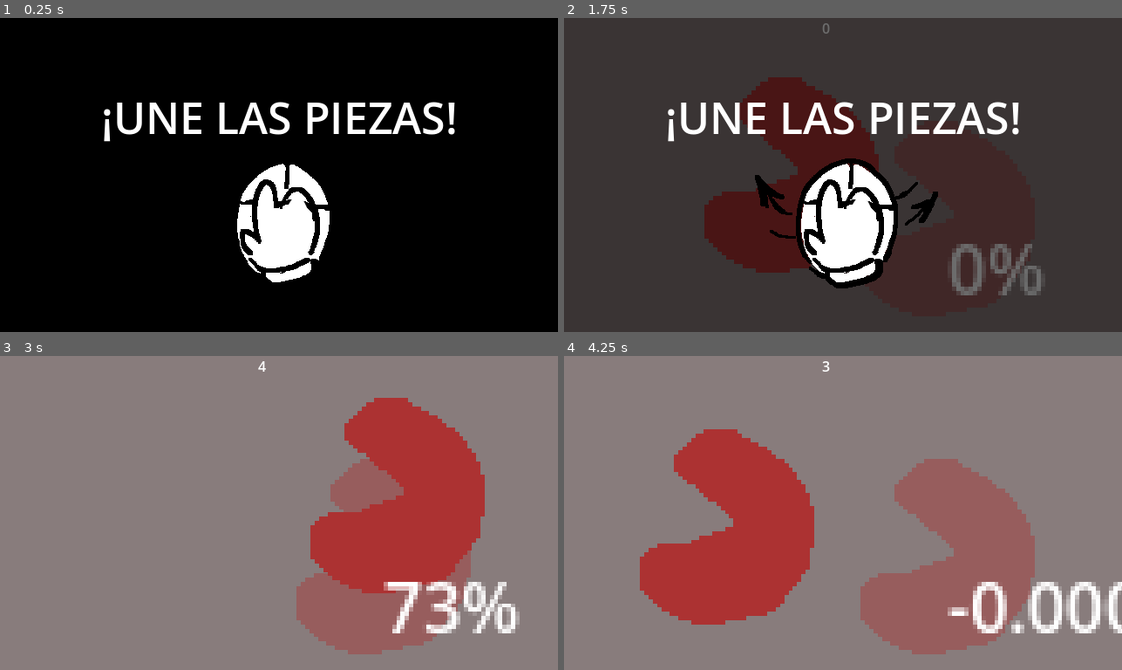
Above: before the commit, frames 1-4 (two rows, left to right).
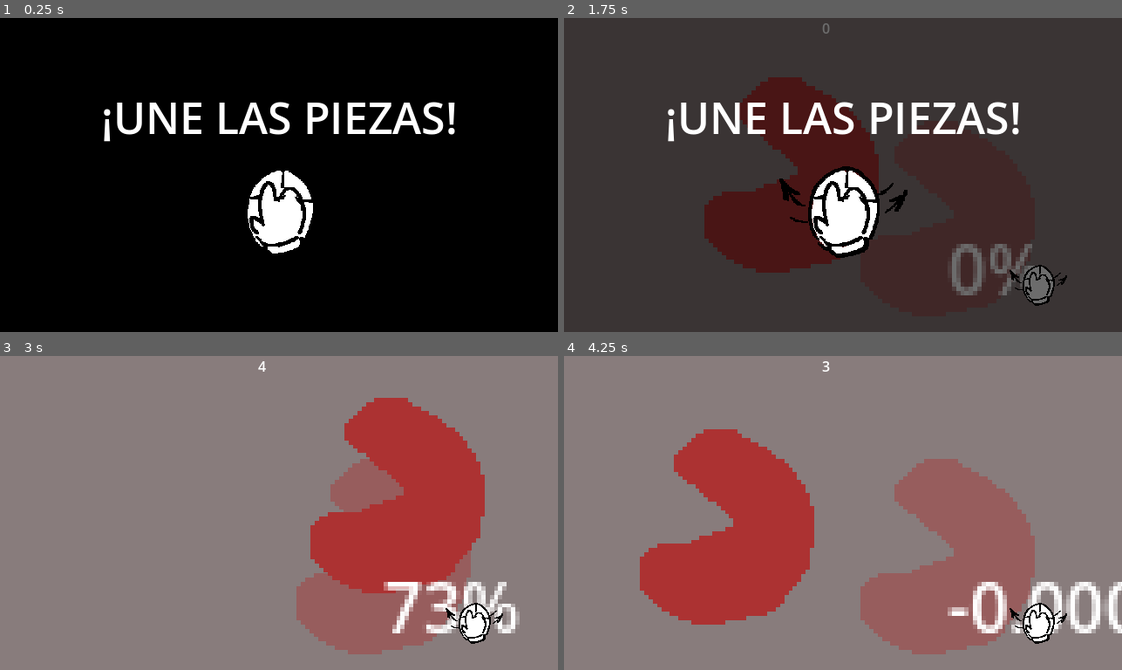
Above: after the commit, the same moments.

Repository: EricElMagenta/gamejammask2026
Game: Godot game, scene res://level_2/level_2.tscn
Two runs of this game, one before a commit and one after it. Both use one fixed random seed, a clock stepped at 60 frames per second and the inputs below. This scene is started directly instead of the project's main scene.
Inputs (mouse positions are in pixels of both pictures, inside the frame that each line leads up to):
- Up to frame 1 (0.25 s): no input
- Up to frame 2 (1.75 s): click (798, 175) at 0.5 s; click (798, 178) at 1.25 s
- Up to frame 3 (3 s): click (228, 516) at 2 s; tap Enter (ui_accept) at 2.75 s; move the mouse to (401, 497) at 2.77 s; tap Space (presionar_tecla) at 2.85 s
- Up to frame 4 (4.25 s): tap Enter (ui_accept) at 3.02, 3.77 s; move the mouse to (731, 528) at 3.52 s; tap Space (presionar_tecla) at 3.6 s

The runs differ from the first frame. In frame 1, 2.6% of the frame differs, in the area x 42-60%, y 46-85%; in frame 2, 5.5%, in the area x 34-91%, y 44-92%; in frame 3, 0.6%; in frame 4, 0.6%.

Commit message:
realizados cambios en UI para microjuegos 2 y 3, fix en ritmo de microjuego 4

Diff:
--- a/Level_3/dressup.tscn
+++ b/Level_3/dressup.tscn
@@ -1,15 +1,19 @@
-[gd_scene load_steps=13 format=3 uid="uid://buk51jax2gxuj"]
+[gd_scene load_steps=15 format=3 uid="uid://buk51jax2gxuj"]
 
 [ext_resource type="Script" path="res://Level_3/node_2d.gd" id="1_hy6w5"]
 [ext_resource type="Texture2D" uid="uid://cffge0ssrch7k" path="res://assets/idle.png" id="2_2yma6"]
 [ext_resource type="PackedScene" uid="uid://d17k0bqafnn6k" path="res://Level_4/node_2d.tscn" id="2_y8aqe"]
 [ext_resource type="Script" path="res://Level_3/sprite_2d.gd" id="3_235pm"]
 [ext_resource type="Texture2D" uid="uid://b517ssm8o6xtm" path="res://assets/fondo_tirana01.jpg" id="4_unsrb"]
+[ext_resource type="Texture2D" uid="uid://c7cnw52l17r6p" path="res://assets/timer_placeholder.png" id="6_q3lxt"]
 [ext_resource type="Texture2D" uid="uid://blnqm53cf480" path="res://assets/espacio.png" id="6_rmar4"]
 [ext_resource type="Texture2D" uid="uid://brlvh8v2dvf86" path="res://assets/espacio2.png" id="7_c5ex8"]
 
 [sub_resource type="Theme" id="Theme_t7il4"]
 default_font_size = 50
+
+[sub_resource type="Theme" id="Theme_8mnb8"]
+default_font_size = 30
 
 [sub_resource type="Animation" id="Animation_b1sdo"]
 length = 0.001
@@ -116,6 +120,7 @@
 next_scene = ExtResource("2_y8aqe")
 
 [node name="BGImage" type="Sprite2D" parent="."]
+modulate = Color(0.663168, 0.482267, 0.395017, 1)
 position = Vector2(-14, -54)
 scale = Vector2(0.541391, 0.461369)
 texture = ExtResource("4_unsrb")
@@ -128,6 +133,7 @@
 script = ExtResource("3_235pm")
 
 [node name="Label" type="Label" parent="."]
+visible = false
 offset_left = 18.0
 offset_top = 18.0
 offset_right = 99.0
@@ -159,11 +165,25 @@
 wait_time = 5.0
 one_shot = true
 
-[node name="TimeLabel" type="Label" parent="."]
-offset_left = 296.0
-offset_top = 16.0
-offset_right = 336.0
-offset_bottom = 39.0
+[node name="TimerContainer" type="MarginContainer" parent="."]
+offset_left = 42.0
+offset_top = 237.0
+offset_right = 82.0
+offset_bottom = 280.0
+scale = Vector2(2.28, 2.12)
+
+[node name="RichTextLabel" type="RichTextLabel" parent="TimerContainer"]
+layout_mode = 2
+theme = SubResource("Theme_8mnb8")
+text = "6"
+
+[node name="Sprite2D" type="Sprite2D" parent="TimerContainer"]
+show_behind_parent = true
+position = Vector2(10.0877, 21.6981)
+rotation = 0.785398
+scale = Vector2(0.7, 0.7)
+skew = 0.0296706
+texture = ExtResource("6_q3lxt")
 
 [node name="AnimationPlayer" type="AnimationPlayer" parent="."]
 libraries = {
@@ -199,7 +219,7 @@
 one_shot = true
 autostart = true
 
-[node name="AnimatedSprite2D" type="AnimatedSprite2D" parent="."]
+[node name="MechanicSprite" type="AnimatedSprite2D" parent="."]
 position = Vector2(544, 306)
 scale = Vector2(0.311245, 0.311245)
 sprite_frames = SubResource("SpriteFrames_qa8u8")
--- a/Level_3/node_2d.gd
+++ b/Level_3/node_2d.gd
@@ -11,7 +11,7 @@
 @onready var label_victoria = $MarginContainer/RichTextLabel # Label enriquecido
 @onready var textura_sprite = $Sprite2D
 @onready var texto_perder = $MarginContainer/TextoPerder
-@onready var time_label = $TimeLabel
+@onready var time_label = $TimerContainer/RichTextLabel
 @onready var timer = $Timer
 
 func _ready():
--- a/Level_4/node_2d.tscn
+++ b/Level_4/node_2d.tscn
@@ -9,6 +9,7 @@
 [ext_resource type="Texture2D" uid="uid://djf5lxhu5bre4" path="res://assets/target_square.png" id="5_jlsb4"]
 [ext_resource type="Script" path="res://Level_4/character_body_2d.gd" id="5_xnqte"]
 [ext_resource type="Texture2D" uid="uid://blnqm53cf480" path="res://assets/espacio.png" id="9_dtkkn"]
+[ext_resource type="Texture2D" uid="uid://brlvh8v2dvf86" path="res://assets/espacio2.png" id="10_qqurj"]
 
 [sub_resource type="SpriteFrames" id="SpriteFrames_7xll4"]
 animations = [{
@@ -93,15 +94,18 @@
 "transition": SubResource("Animation_3sq21")
 }
 
-[sub_resource type="SpriteFrames" id="SpriteFrames_abmcr"]
+[sub_resource type="SpriteFrames" id="SpriteFrames_x0abx"]
 animations = [{
 "frames": [{
 "duration": 1.0,
 "texture": ExtResource("9_dtkkn")
+}, {
+"duration": 1.0,
+"texture": ExtResource("10_qqurj")
 }],
 "loop": true,
 "name": &"default",
-"speed": 5.0
+"speed": 2.0
 }]
 
 [node name="Dance" type="Node2D"]
@@ -138,7 +142,7 @@
 
 [node name="Target" type="CharacterBody2D" parent="."]
 material = SubResource("CanvasItemMaterial_xm2cx")
-position = Vector2(1088, 40)
+position = Vector2(858, 44)
 script = ExtResource("5_xnqte")
 metadata/_edit_group_ = true
 
@@ -152,7 +156,7 @@
 
 [node name="Target2" type="CharacterBody2D" parent="."]
 material = SubResource("CanvasItemMaterial_xm2cx")
-position = Vector2(1694, 40)
+position = Vector2(1281, 44)
 script = ExtResource("5_xnqte")
 metadata/_edit_group_ = true
 
@@ -166,7 +170,7 @@
 
 [node name="Target3" type="CharacterBody2D" parent="."]
 material = SubResource("CanvasItemMaterial_xm2cx")
-position = Vector2(1606, 40)
+position = Vector2(1204, 43)
 script = ExtResource("5_xnqte")
 metadata/_edit_group_ = true
 
@@ -180,7 +184,7 @@
 
 [node name="Target4" type="CharacterBody2D" parent="."]
 material = SubResource("CanvasItemMaterial_xm2cx")
-position = Vector2(1302, 40)
+position = Vector2(982, 44)
 script = ExtResource("5_xnqte")
 metadata/_edit_group_ = true
 
@@ -194,7 +198,7 @@
 
 [node name="Target5" type="CharacterBody2D" parent="."]
 material = SubResource("CanvasItemMaterial_xm2cx")
-position = Vector2(1518, 40)
+position = Vector2(1127, 45)
 script = ExtResource("5_xnqte")
 metadata/_edit_group_ = true
 
@@ -265,10 +269,10 @@
 }
 autoplay = "transition"
 
-[node name="AnimatedSprite2D2" type="AnimatedSprite2D" parent="."]
+[node name="MechanicSprite" type="AnimatedSprite2D" parent="."]
 position = Vector2(544, 306)
 scale = Vector2(0.311245, 0.311245)
-sprite_frames = SubResource("SpriteFrames_abmcr")
+sprite_frames = SubResource("SpriteFrames_x0abx")
 autoplay = "default"
 
 [connection signal="body_entered" from="Bullseye" to="." method="_on_bullseye_body_entered"]
--- a/level_2/fillable_area.gd
+++ b/level_2/fillable_area.gd
@@ -6,19 +6,19 @@
 var area_score:float
 
 func _ready():
-    area_score = 100.0 / total_areas
-    fill_percentage_label.text = str(filled_percentage) + "%"
+	area_score = 100.0 / total_areas
+	fill_percentage_label.text = str(filled_percentage) + "%"
 
 func add_to_score():
-    filled_percentage += area_score
-    fill_percentage_label.text = str(round(filled_percentage)) + "%"
+	filled_percentage += area_score
+	fill_percentage_label.text = str(round(filled_percentage)) + "%"
 
 func substract_from_score():
-    filled_percentage -= area_score
-    fill_percentage_label.text = str(filled_percentage) + "%"
+	filled_percentage -= area_score
+	fill_percentage_label.text = str(filled_percentage) + "%"
 
 func _on_score_area_area_entered(_area:Area2D):
-    add_to_score()
+	add_to_score()
 
 func _on_score_area_area_exited(_area:Area2D):
-    substract_from_score()
+	substract_from_score()
--- a/level_2/level_2.gd
+++ b/level_2/level_2.gd
@@ -15,34 +15,34 @@
 var has_won = false
 
 func _ready():
-    time.text = str(timer.wait_time)
+	time.text = str(timer.wait_time)
 
 func _process(_delta):
-    time.text = str(round(timer.time_left))
-    if get_mean_score() >= 100 && !has_won:
-        show_results()
+	time.text = str(round(timer.time_left))
+	if get_mean_score() >= 100 && !has_won:
+		show_results()
 
 func get_mean_score():
-    var score := 0.0
-    score += fillable_area.filled_percentage
-    return score / n_areas
+	var score := 0.0
+	score += fillable_area.filled_percentage
+	return score / n_areas
 
 func show_results():
-    timer.stop()
-    has_won = true
-    dragable_piece.dragging = false
+	timer.stop()
+	has_won = true
+	dragable_piece.dragging = false
 
-    var mean_score = get_mean_score()
-    if mean_score > MIN_SCORE_REQUIRED:
-        result_label.text = "ÉXITO"
-        GameManager.total_score += 1
-    else: result_label.text = "¡PERDEDOR!"
-    await get_tree().create_timer(1).timeout
-    get_tree().change_scene_to_packed(next_scene)
+	var mean_score = get_mean_score()
+	if mean_score > MIN_SCORE_REQUIRED:
+		result_label.text = "ÉXITO"
+		GameManager.total_score += 1
+	else: result_label.text = "¡PERDEDOR!"
+	await get_tree().create_timer(1).timeout
+	get_tree().change_scene_to_packed(next_scene)
 
 func _on_timer_timeout():
-    show_results()
+	show_results()
 
 
 func _on_transition_timer_timeout():
-    timer.start()
+	timer.start()
--- a/level_2/level_2.tscn
+++ b/level_2/level_2.tscn
@@ -1,10 +1,11 @@
-[gd_scene load_steps=9 format=3 uid="uid://ddradf205mbgq"]
+[gd_scene load_steps=11 format=3 uid="uid://ddradf205mbgq"]
 
 [ext_resource type="Script" path="res://level_2/level_2.gd" id="1_5iwyr"]
 [ext_resource type="PackedScene" uid="uid://buk51jax2gxuj" path="res://Level_3/dressup.tscn" id="2_o6gs2"]
 [ext_resource type="PackedScene" uid="uid://cocot8x4dtxs" path="res://level_2/dragable_piece.tscn" id="2_ryf2p"]
 [ext_resource type="PackedScene" uid="uid://dfxn8amk86irv" path="res://level_2/fillable_area.tscn" id="4_4466f"]
 [ext_resource type="Texture2D" uid="uid://dfw67n4bbwp3d" path="res://assets/desplazamientodemausse.png" id="5_adiec"]
+[ext_resource type="Texture2D" uid="uid://b3bbkppesg65l" path="res://assets/clickderecho.png" id="6_jk4oc"]
 
 [sub_resource type="Animation" id="Animation_b1sdo"]
 length = 0.001
@@ -91,6 +92,20 @@
 "transition": SubResource("Animation_ju3sp")
 }
 
+[sub_resource type="SpriteFrames" id="SpriteFrames_falft"]
+animations = [{
+"frames": [{
+"duration": 1.0,
+"texture": ExtResource("6_jk4oc")
+}, {
+"duration": 1.0,
+"texture": ExtResource("5_adiec")
+}],
+"loop": true,
+"name": &"default",
+"speed": 3.0
+}]
+
 [node name="Level2" type="Node2D"]
 modulate = Color(0, 0, 0, 1)
 script = ExtResource("1_5iwyr")
@@ -138,9 +153,13 @@
 
 [node name="CanvasLayer" type="CanvasLayer" parent="."]
 
-[node name="Desplazamientodemausse" type="Sprite2D" parent="CanvasLayer"]
-position = Vector2(324, 234)
-texture = ExtResource("5_adiec")
+[node name="MechanicSprite" type="AnimatedSprite2D" parent="CanvasLayer"]
+position = Vector2(236, 160)
+scale = Vector2(0.7, 0.7)
+sprite_frames = SubResource("SpriteFrames_falft")
+autoplay = "default"
+frame_progress = 0.728526
+centered = false
 
 [node name="Label" type="Label" parent="CanvasLayer"]
 anchors_preset = 8
@@ -158,5 +177,12 @@
 theme_override_font_sizes/font_size = 50
 text = "¡UNE LAS PIEZAS!"
 
+[node name="MechanicSprite" type="AnimatedSprite2D" parent="."]
+position = Vector2(544, 306)
+scale = Vector2(0.311245, 0.311245)
+sprite_frames = SubResource("SpriteFrames_falft")
+autoplay = "default"
+frame_progress = 0.726046
+
 [connection signal="timeout" from="Timer" to="." method="_on_timer_timeout"]
 [connection signal="timeout" from="TransitionTimer" to="." method="_on_transition_timer_timeout"]
Not shown: 1 places in Level_4/node_2d.tscn that only renumber resources
Binary file added: assets/timer_placeholder.png
Not shown, added: assets/timer_placeholder.png.import
